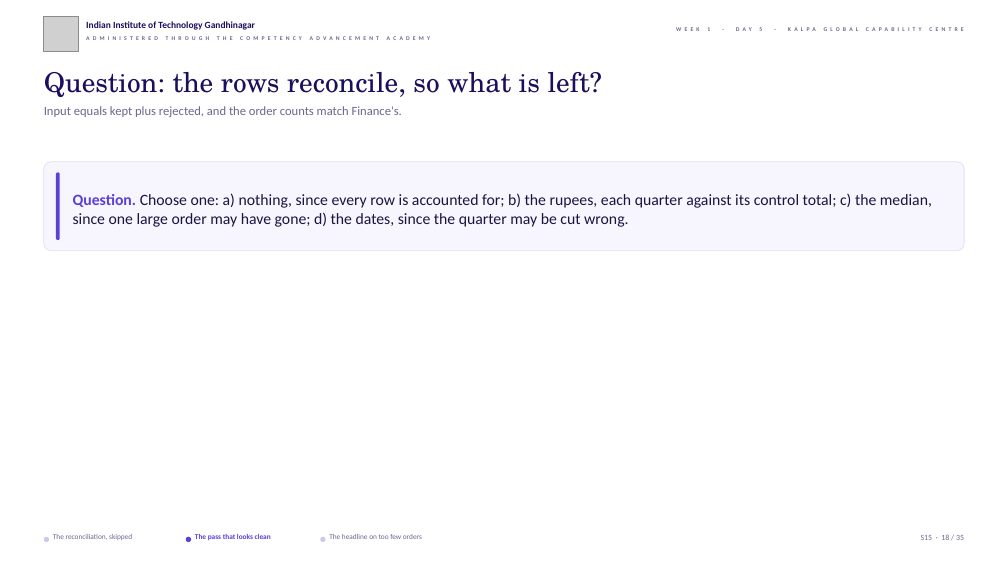
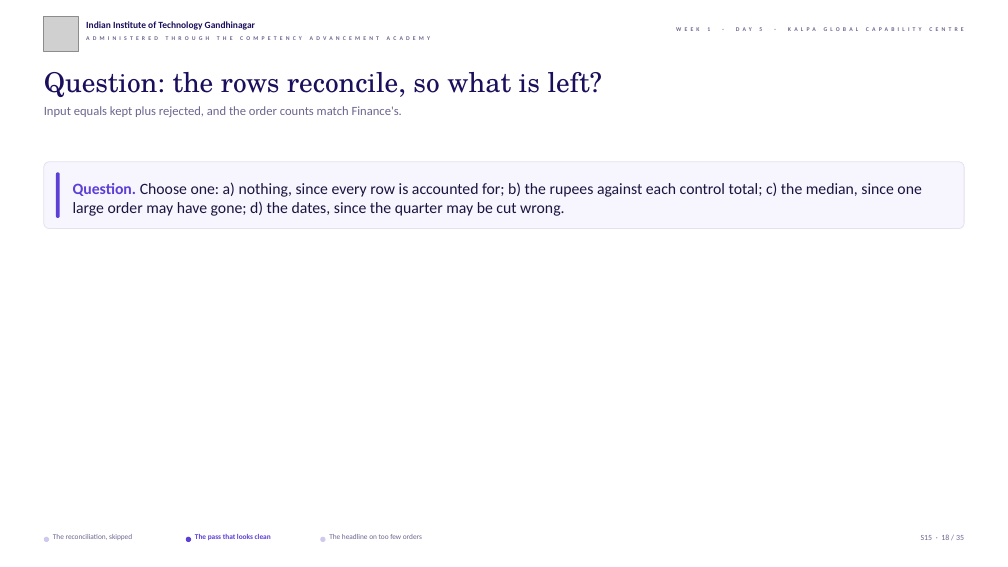
Before and after one commit to fde-academy-lab/c2-content-factory, a slide deck: slide 18 of content/W01/D5/slides/C2_W01_D05_debrief_STUDENT.pptx. Drawn at 1008x567 pixels with LibreOffice and Linux fonts; fonts in the diff are those of the drawing; grey boxes stand for pictures; background and template pictures are left out. Boxes give left, top, right and bottom in pixels: in the first picture for what was removed or moved away, otherwise in the second. Text is boxed around its words. In the diff, an @@ line names an element or a change of style, - is before the commit and + after.

```diff
--- a/content/W01/D5/slides/C2_W01_D05_debrief_STUDENT.pptx
+++ b/content/W01/D5/slides/C2_W01_D05_debrief_STUDENT.pptx
@@ rounded rectangle: place and size @@
-rounded rectangle at bbox=[44, 162, 964, 251]
+rounded rectangle at bbox=[44, 162, 964, 228]
@@ rounded rectangle: place and size @@
-rounded rectangle at bbox=[56, 172, 60, 240]
+rounded rectangle at bbox=[56, 172, 60, 218]
@@ text at bbox=[73, 182, 921, 216]: text changed @@
-Question. Choose one: a) nothing, since every row is accounted for; b) the rupees, each quarter against its control total; c) the median, since one large order may have gone; d) the dates, since the quarter may be cut wrong.
+Question. Choose one: a) nothing, since every row is accounted for; b) the rupees against each control total; c) the median, since one large order may have gone; d) the dates, since the quarter may be cut wrong.
```
Also in this commit, not shown: 2 other slides changed, 14 other files.
